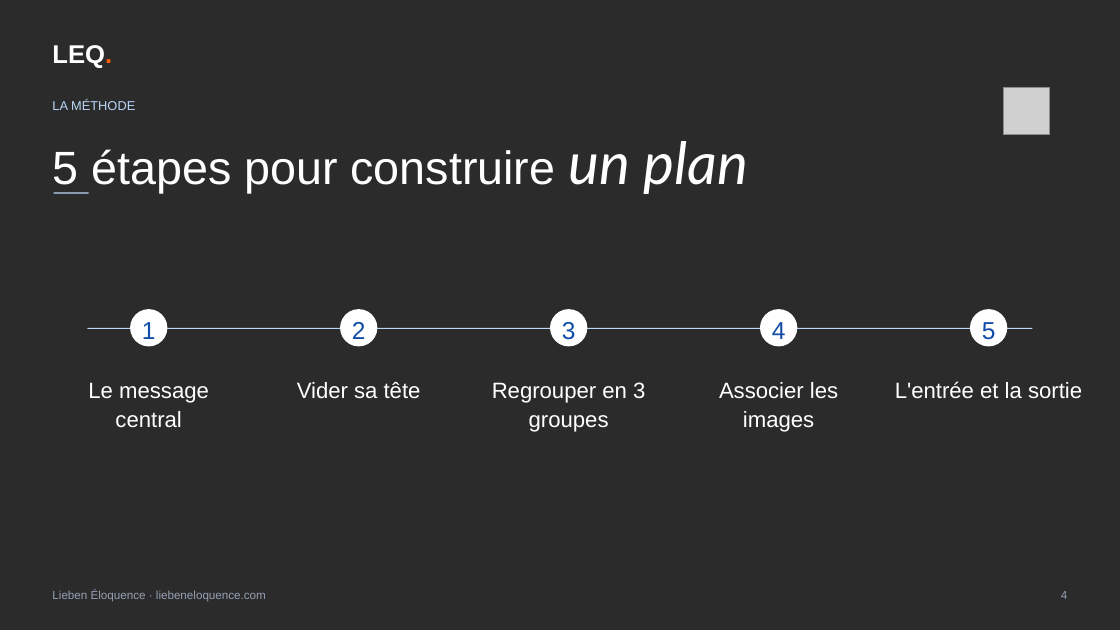
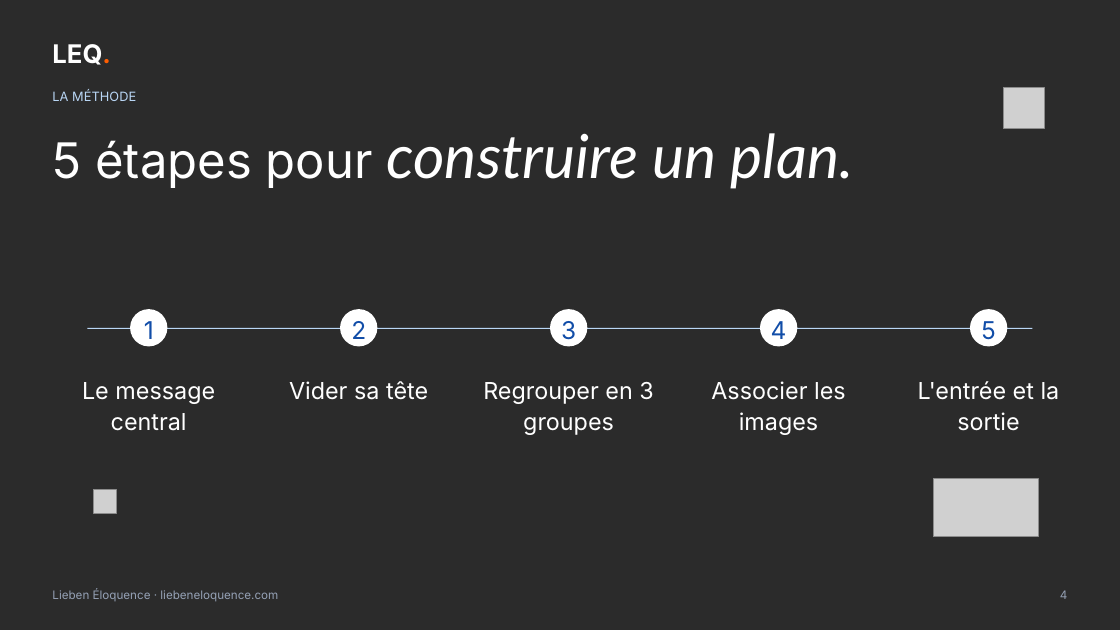
Before and after one commit to ahiale/liebeneloquence-site, a slide deck: slide 4 of communication/atelier/LEQ-capsule-squelette.pptx. Drawn at 1120x630 pixels with LibreOffice and Linux fonts; fonts in the diff are those of the drawing; grey boxes stand for pictures; background and template pictures are left out; a plain dark background stands for a picture behind light text. Boxes give left, top, right and bottom in pixels: in the first picture for what was removed or moved away, otherwise in the second. Text is boxed around its words. In the diff, an @@ line names an element or a change of style, - is before the commit and + after.

```diff
--- a/communication/atelier/LEQ-capsule-squelette.pptx
+++ b/communication/atelier/LEQ-capsule-squelette.pptx
@@ font Arial to Inter in 4 elements at (x1=52, y1=44, x2=110, y2=65), (x1=144, y1=321, x2=154, y2=339), (x1=52, y1=589, x2=278, y2=601), (x1=52, y1=90, x2=136, y2=101) @@
@@ text "LA MÉTHODE" moved from (x1=52, y1=100, x2=135, y2=110) to (x1=52, y1=90, x2=136, y2=101) @@
@@ picture resized from (x1=1003, y1=87, x2=1050, y2=134) to (x1=1003, y1=87, x2=1044, y2=129) @@
@@ text at (x1=52, y1=133, x2=854, y2=189): text changed; size 40 to 52 pt; font Arial to Lato; italic on @@
-5 étapes pour construire un plan
+5 étapes pour construire un plan.
@@ rectangle removed at (x1=54, y1=192, x2=89, y2=193) @@
@@ size 19 to 20 pt, font Arial to Inter in 5 elements at (x1=82, y1=382, x2=215, y2=431), (x1=289, y1=381, x2=428, y2=400), (x1=483, y1=382, x2=653, y2=435), (x1=711, y1=381, x2=846, y2=435), (x1=918, y1=381, x2=1060, y2=431) @@
@@ picture added at (x1=933, y1=478, x2=1038, y2=536) @@
@@ picture added at (x1=93, y1=490, x2=117, y2=513) @@
```
Also in this commit, not shown: 11 other slides changed, 43 other files.
